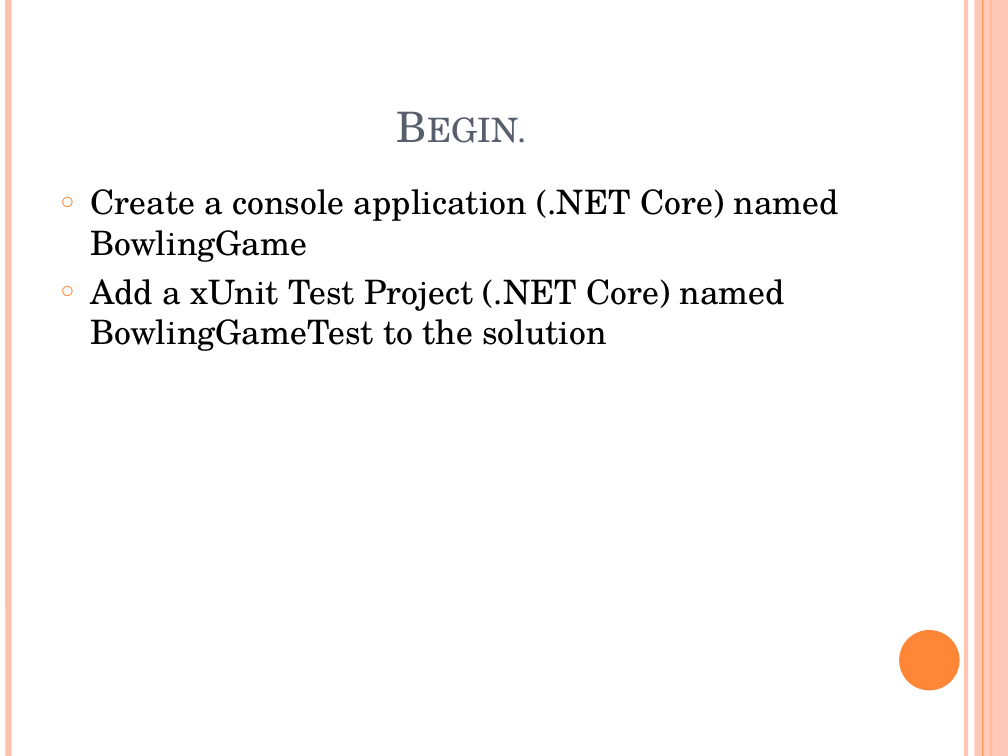
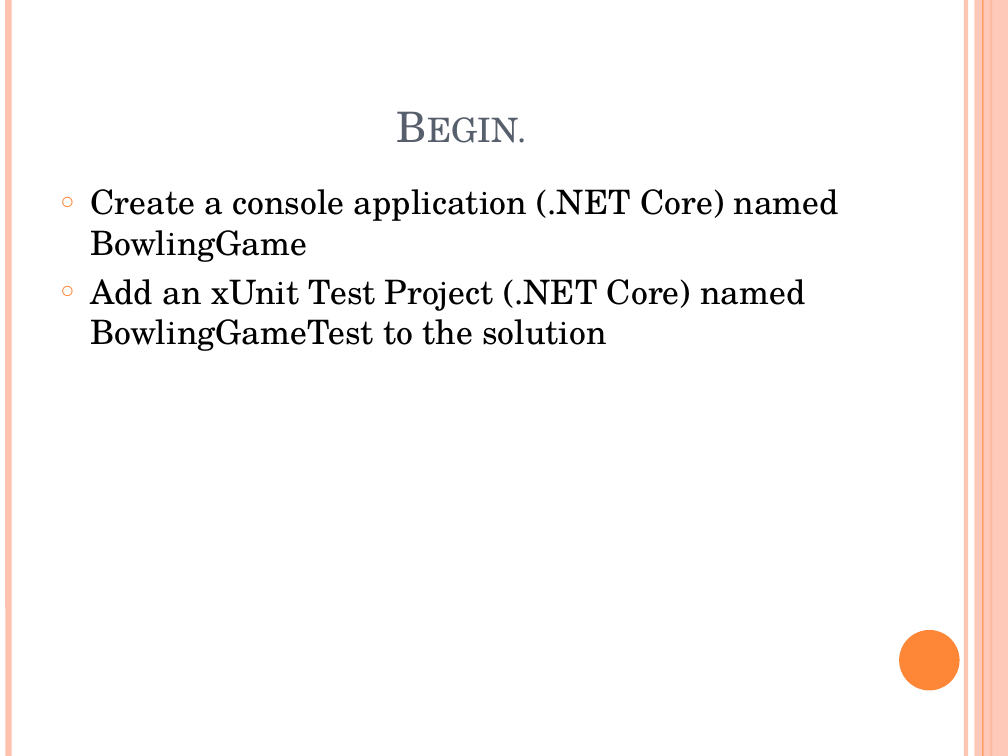
Before and after one commit to nielsruys/workshop-unit-testing, a slide deck: slide 9 of TDD/BowlingGameKata.pptx. Drawn at 1008x756 pixels with LibreOffice and Linux fonts; fonts in the diff are those of the drawing. Boxes give left, top, right and bottom in pixels: in the first picture for what was removed or moved away, otherwise in the second. Text is boxed around its words. In the diff, an @@ line names an element or a change of style, - is before the commit and + after.

```diff
--- a/TDD/BowlingGameKata.pptx
+++ b/TDD/BowlingGameKata.pptx
@@ text at box(91, 279, 805, 351): text changed @@
-○ Add a xUnit Test Project (.NET Core) named BowlingGameTest to the solution
+○ Add an xUnit Test Project (.NET Core) named BowlingGameTest to the solution
```
Also in this commit, not shown: 30 other slides changed, 5 other files.
